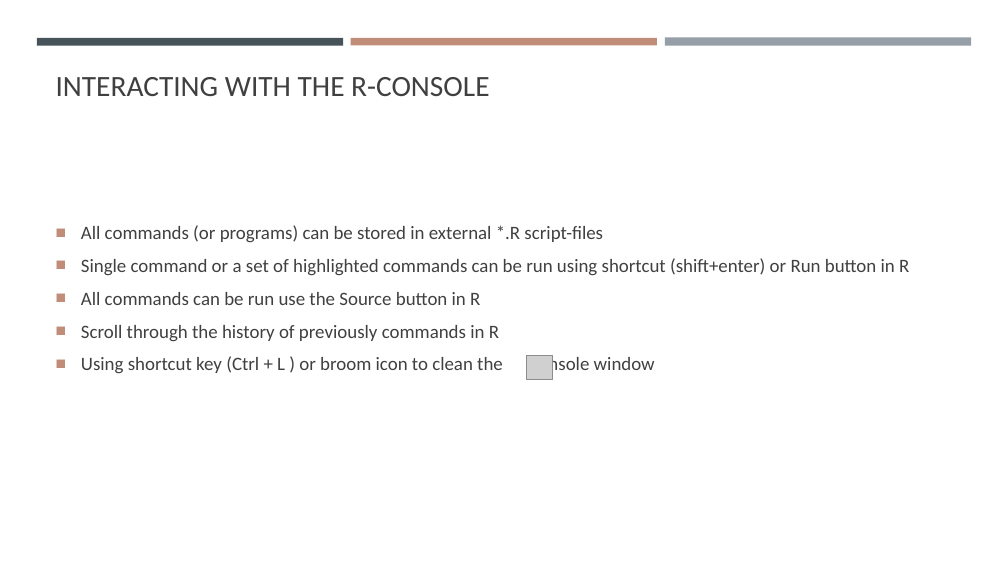
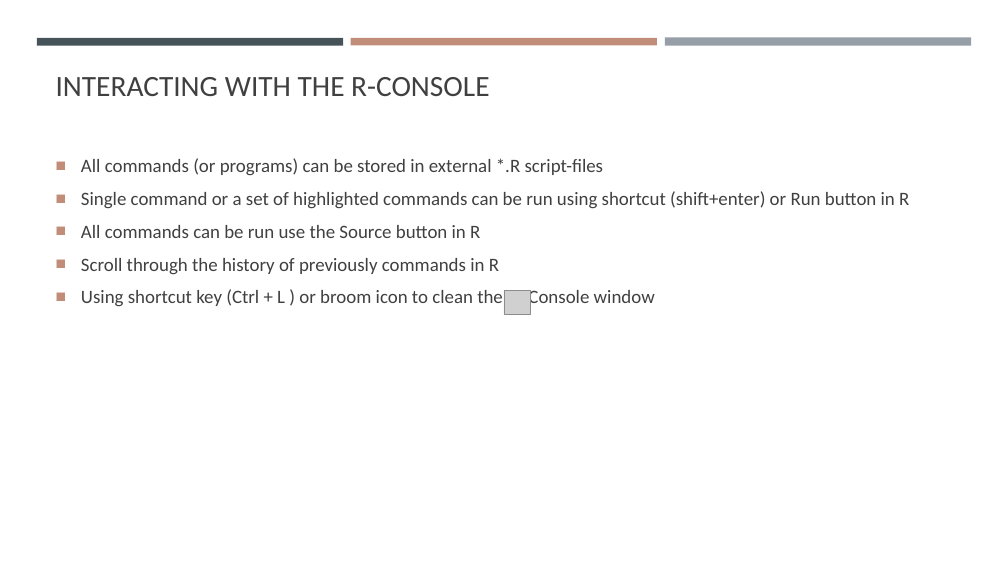
Before and after one commit to gisynw/geog-247, a slide deck: slide 17 of docs/Lectures/Week01/Week01_Intro.pptx. Drawn at 1008x567 pixels with LibreOffice and Linux fonts; fonts in the diff are those of the drawing; grey boxes stand for pictures. Boxes give left, top, right and bottom in pixels: in the first picture for what was removed or moved away, otherwise in the second. Text is boxed around its words. In the diff, an @@ line names an element or a change of style, - is before the commit and + after.

```diff
--- a/docs/Lectures/Week01/Week01_Intro.pptx
+++ b/docs/Lectures/Week01/Week01_Intro.pptx
@@ text "All commands (or programs) can ...": place and size @@
-text "All commands (or programs) can ..." at box(81, 225, 909, 376)
+text "All commands (or programs) can ..." at box(81, 158, 909, 309)
@@ picture: place and size @@
-picture at box(527, 355, 553, 379)
+picture at box(504, 290, 530, 314)
```
Also in this commit, not shown: 5 other slides changed, 2 slides added, 1 slide removed, 12 other files.
